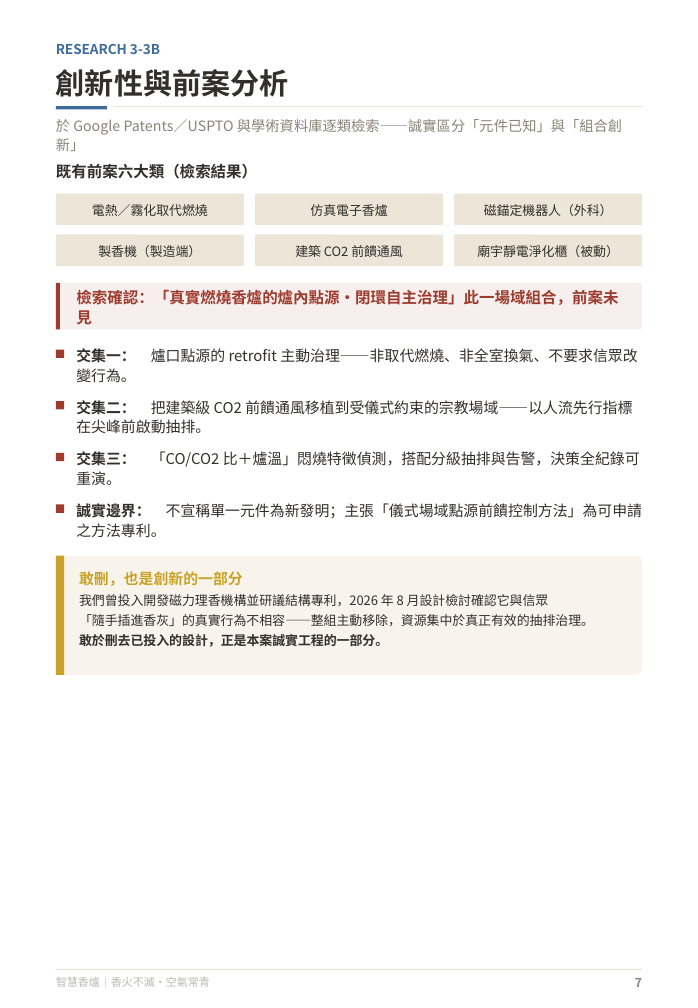
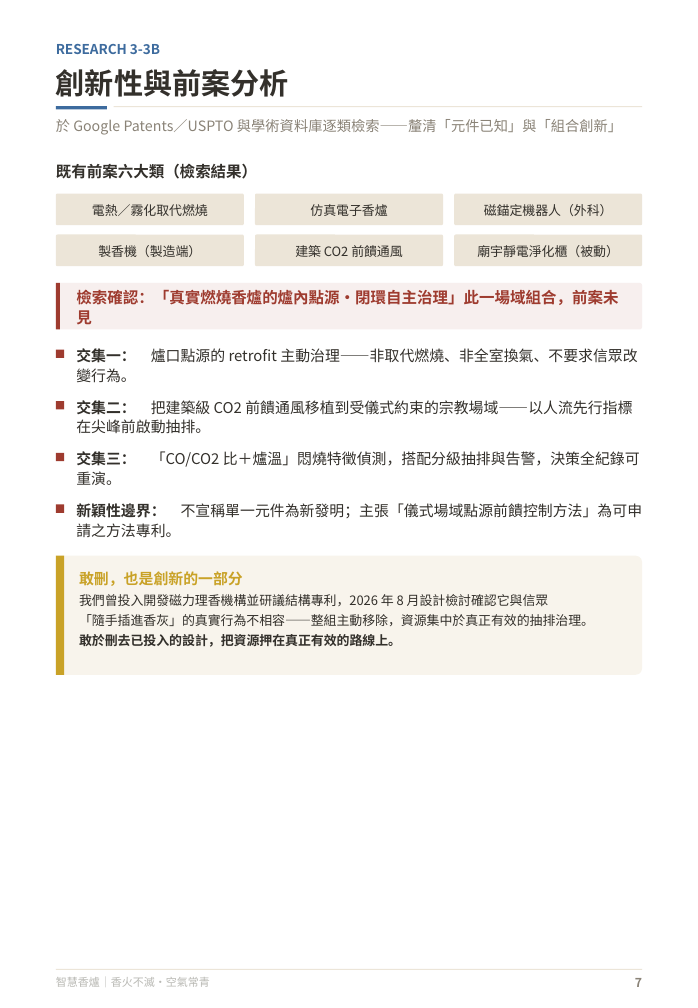
Before and after one commit to feihong9487/WRO2026, a slide deck: slide 8 of 簡報/未來新創家＿高中職組_v3.pptx. Drawn at 698x1008 pixels with LibreOffice and Linux fonts; fonts in the diff are those of the drawing. Boxes give left, top, right and bottom in pixels: in the first picture for what was removed or moved away, otherwise in the second. Text is boxed around its words. In the diff, an @@ line names an element or a change of style, - is before the commit and + after.

```diff
--- a/簡報/未來新創家＿高中職組_v3.pptx
+++ b/簡報/未來新創家＿高中職組_v3.pptx
@@ text at [56,119,622,135]: text changed @@
-於 Google Patents／USPTO 與學術資料庫逐類檢索——誠實區分「元件已知」與「組合創新」
+於 Google Patents／USPTO 與學術資料庫逐類檢索——釐清「元件已知」與「組合創新」
@@ text at [76,503,643,537]: text changed @@
-誠實邊界： 不宣稱單一元件為新發明；主張「儀式場域點源前饋控制方法」為可申請之方法專利。
+新穎性邊界： 不宣稱單一元件為新發明；主張「儀式場域點源前饋控制方法」為可申請之方法專利。
@@ text at [79,634,401,647]: text changed @@
-敢於刪去已投入的設計，正是本案誠實工程的一部分。
+敢於刪去已投入的設計，把資源押在真正有效的路線上。
```
Also in this commit, not shown: 18 other slides changed, 5 other files.
